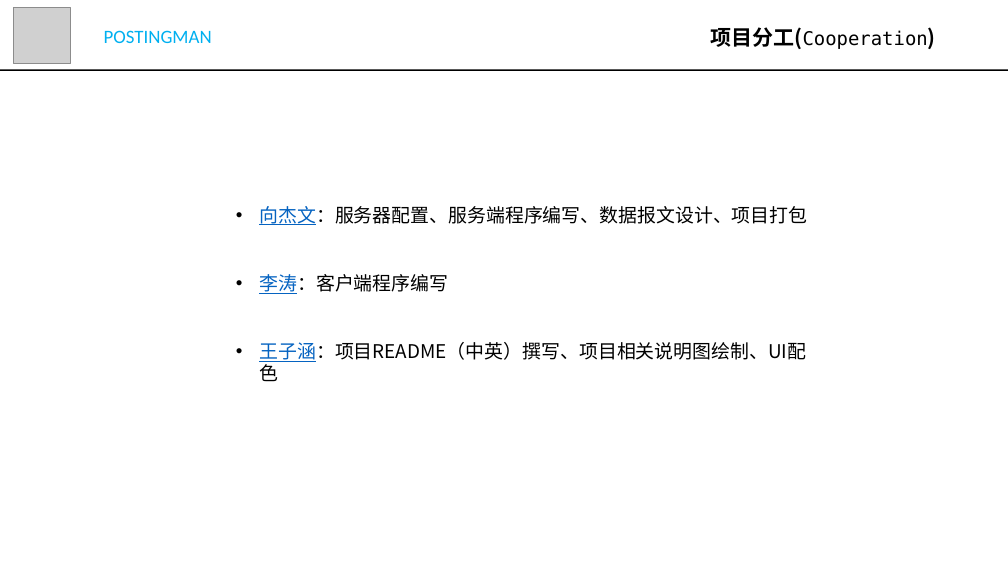
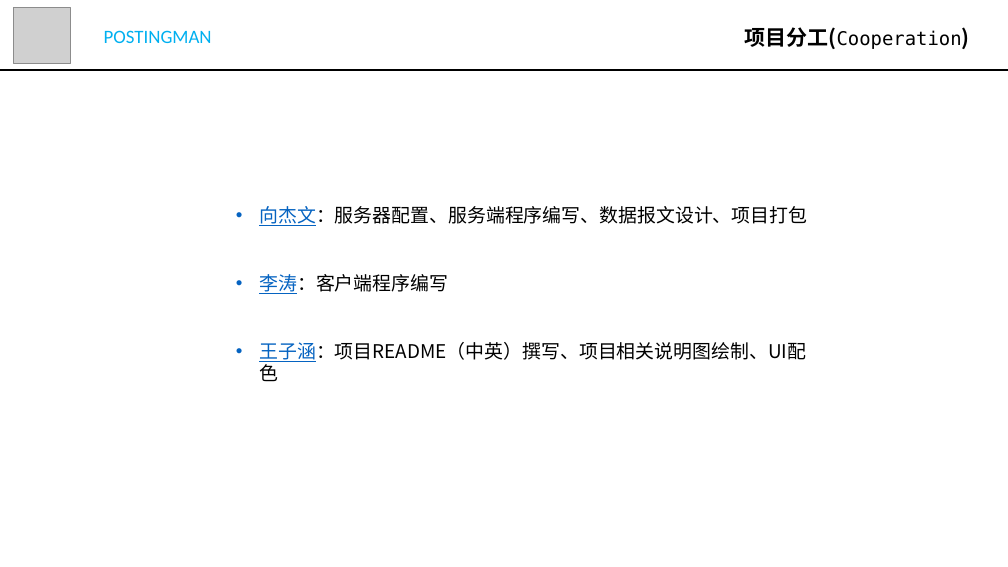
Before and after one commit to PostingMan/PostinTo, a slide deck: slide 10 of group-21-App.pptx. Drawn at 1008x567 pixels with LibreOffice and Linux fonts; fonts in the diff are those of the drawing; grey boxes stand for pictures. Boxes give left, top, right and bottom in pixels: in the first picture for what was removed or moved away, otherwise in the second. Text is boxed around its words. In the diff, an @@ line names an element or a change of style, - is before the commit and + after.

```diff
--- a/group-21-App.pptx
+++ b/group-21-App.pptx
@@ text "项目分工(Cooperation)": place and size @@
-text "项目分工(Cooperation)" at (710,27,928,49)
+text "项目分工(Cooperation)" at (744,27,962,49)
```
Also in this commit, not shown: 20 other slides changed.
